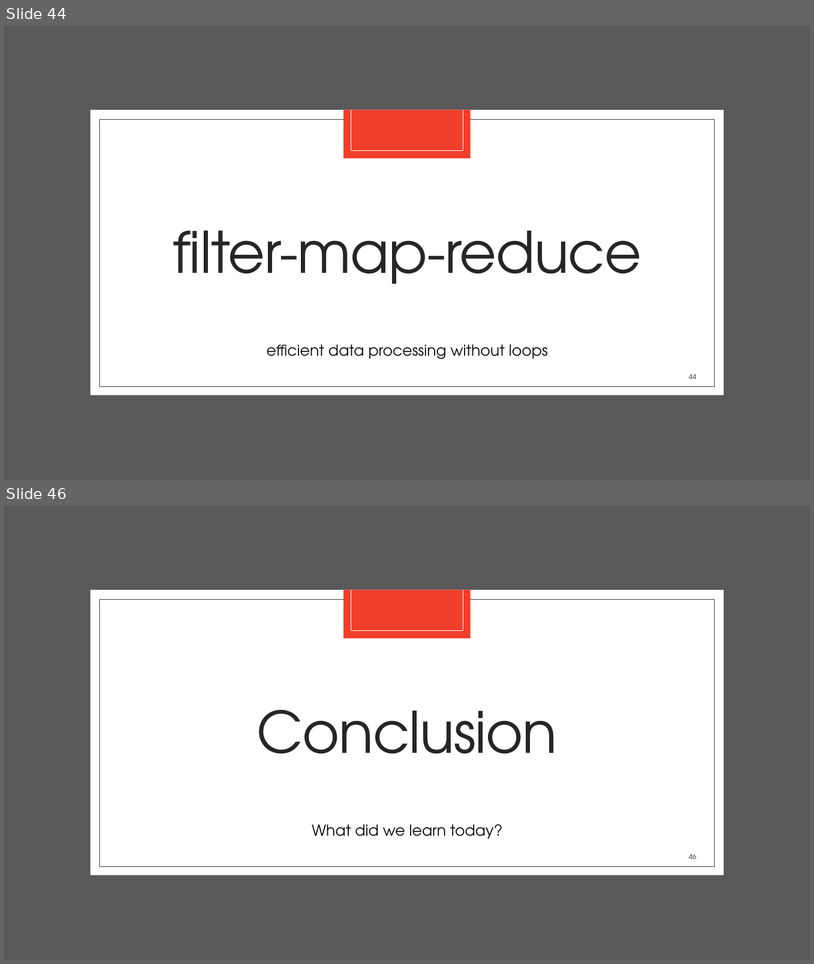
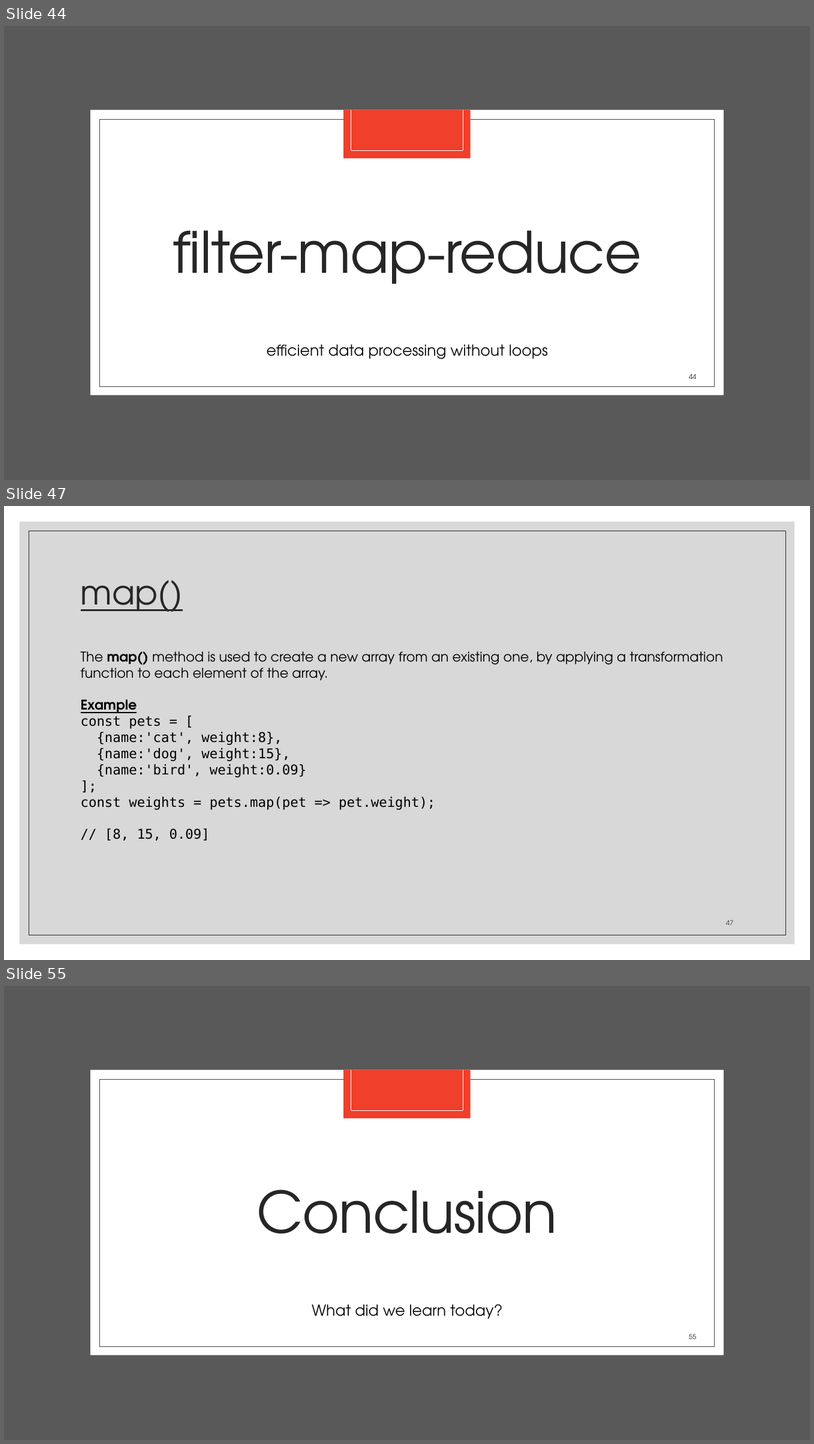
Before and after one commit to zackstotts/base-node-curriculum, a slide deck: unit_00/html_review/04 JavaScript.pptx. Shown one above the other, each under a label of ours: slides 44 and 46 before the commit, slides 44, 47 and 55 after it; the slides between them are not shown. The pictures are 814x964 and 814x1444 pixels, drawn with LibreOffice and Linux fonts; fonts in the diff are those of the drawing. Boxes give left, top, right and bottom in pixels: in the first picture for what was removed or moved away, otherwise in the second. Text is boxed around its words. In the diff, an @@ line names an element or a change of style, - is before the commit and + after.

```diff
--- a/unit_00/html_review/04 JavaScript.pptx
+++ b/unit_00/html_review/04 JavaScript.pptx
@@ slide 47 added at [4,506,810,960], background #FFFFFF @@
@@ rectangle added at [20,522,795,944], fill #BFBFBF at 60% opacity @@
@@ rectangle added at [29,531,786,935], outline #262626 0.5 pt @@
@@ title added at [81,580,183,612], 40 pt, text #262626, underline @@
+map()
@@ text added at [81,651,723,840], 16 pt, text #000000 @@
+The map() method is used to create a new array from an existing one, by applying a transformation function to each element of the array.
+Example
+const pets = [
+{name:'cat', weight:8},
+{name:'dog', weight:15},
+{name:'bird', weight:0.09}
+];
+const weights = pets.map(pet => pet.weight);
+// [8, 15, 0.09]
@@ page number added at [726,920,734,925], 8 pt, text #404040 @@
+47
@@ what was slide 46 is now slide 55 @@
@@ page number at [689,1333,696,1339]: text changed @@
-46
+55
```
Also in this commit, not shown: 1 slide changed, 8 other slides added.
